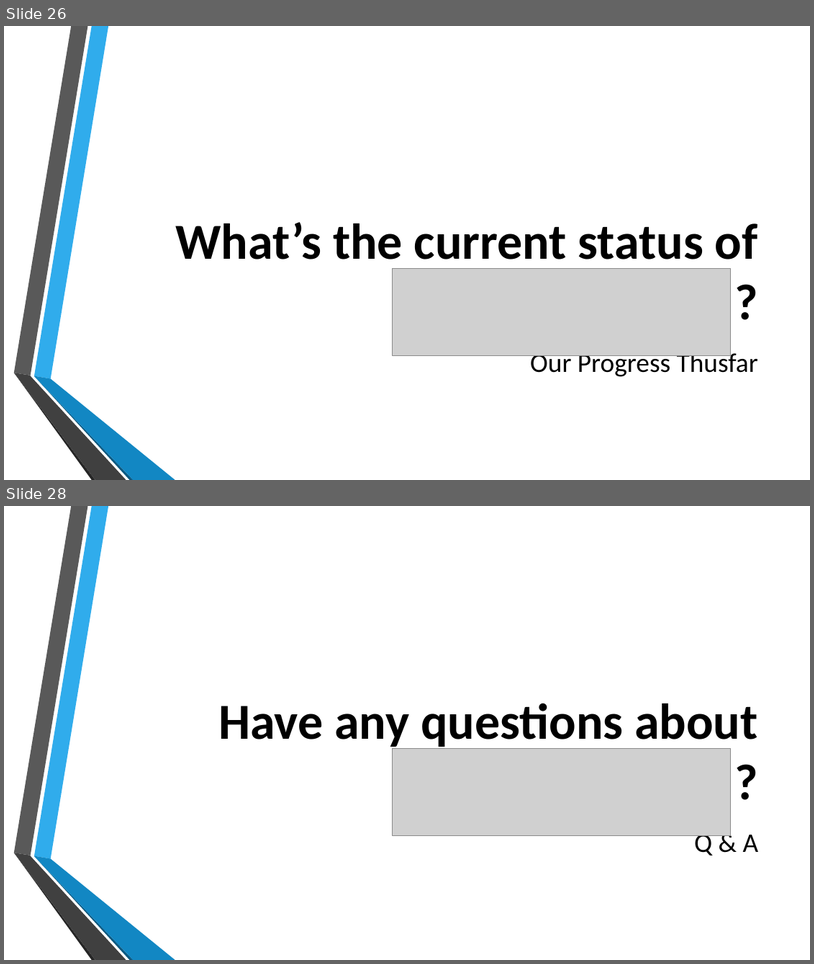
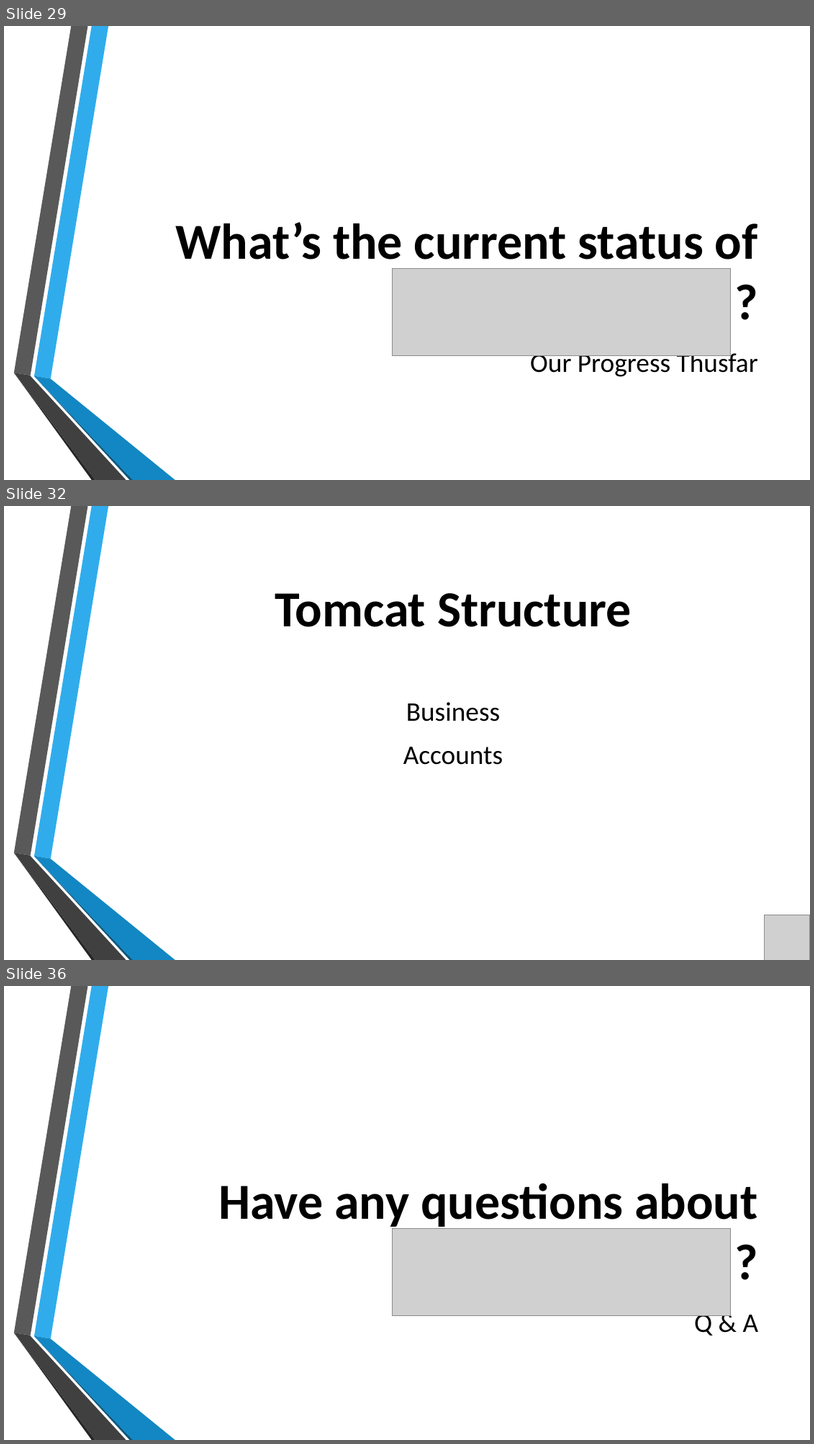
Before and after one commit to fisherevans/SmartShift, a slide deck: smarts/trunk/media/presentations/progress_report/progress_report.pptx. Shown one above the other, each under a label of ours: slides 26 and 28 before the commit, slides 29, 32 and 36 after it; the slides between them are not shown. The pictures are 814x964 and 814x1444 pixels, drawn with LibreOffice and Linux fonts; fonts in the diff are those of the drawing; grey boxes stand for pictures; background and template pictures are left out. Boxes give left, top, right and bottom in pixels: in the first picture for what was removed or moved away, otherwise in the second. Text is boxed around its words. In the diff, an @@ line names an element or a change of style, - is before the commit and + after.

```diff
--- a/smarts/trunk/media/presentations/progress_report/progress_report.pptx
+++ b/smarts/trunk/media/presentations/progress_report/progress_report.pptx
@@ slide 32 added at [4,506,810,960], background picture (left out); not listed: 6 template elements that a slide beside it also shows @@
@@ text added at [275,593,632,627], 60 pt, text #000000, bold @@
+Tomcat Structure
@@ text added at [404,702,503,764], 32 pt, text #000000 @@
+Business
+Accounts
@@ picture added at [765,914,810,960] @@
@@ what was slide 26 is now slide 29 @@
@@ what was slide 28 is now slide 36 @@
```
Also in this commit, not shown: 3 slides changed, 7 other slides added, 5 other files.
